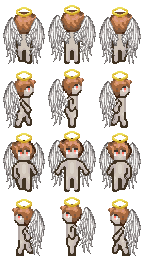
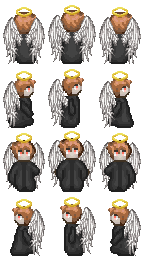
Comparing the layer stacks of the two 144px x 256px images. Changes:
added layer "robes-black" above "base" over (8, 32, 136, 256)
